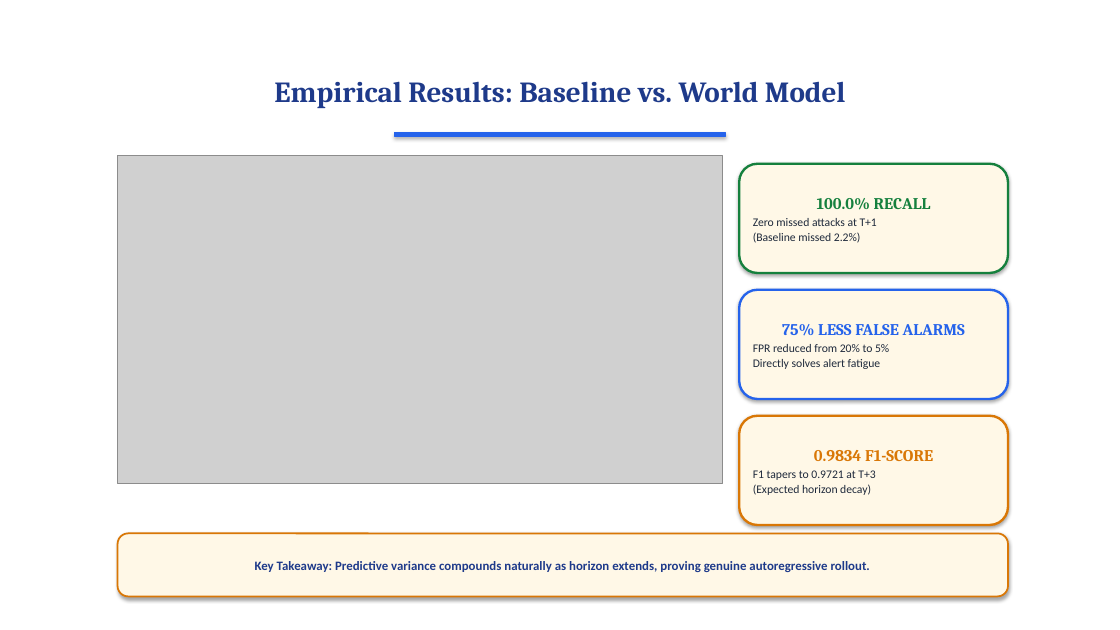
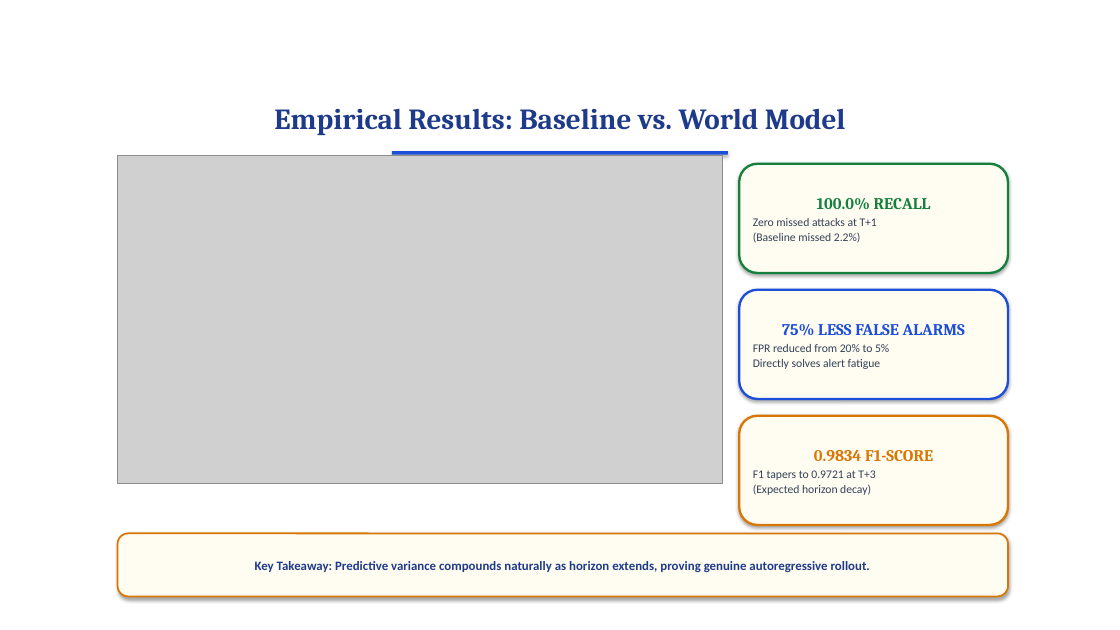
Before and after one commit to surajbuilds53/sentinel-x, a slide deck: slide 13 of Sentinel-X_Presentation.pptx (slide 11 before the commit). Drawn at 1120x630 pixels with LibreOffice and Linux fonts; fonts in the diff are those of the drawing; grey boxes stand for pictures; background and template pictures are left out. Boxes give left, top, right and bottom in pixels: in the first picture for what was removed or moved away, otherwise in the second. Text is boxed around its words. In the diff, an @@ line names an element or a change of style, - is before the commit and + after.

```diff
--- a/Sentinel-X_Presentation.pptx
+++ b/Sentinel-X_Presentation.pptx
@@ text "Empirical Results: Baseline vs. World ...": place and size @@
-text "Empirical Results: Baseline vs. World ..." at <box>274,81,846,108</box>
+text "Empirical Results: Baseline vs. World ..." at <box>274,108,846,135</box>
@@ rectangle: place and size @@
-rectangle at <box>395,133,725,136</box>
+rectangle at <box>392,151,728,155</box>
@@ rectangle at <box>392,151,728,155</box>: fill #2563EB to #1D4ED8; outline #2563EB 0.75 pt to none @@
@@ rounded rectangle "100.0% RECALL" at <box>739,164,1008,273</box>: fill #FFF8E7 to #FFFCF2 @@
@@ text in rounded rectangle at <box>753,218,877,243</box>: text colour #1E293B to #334155 in "Zero missed attacks at T+1 (Baseline missed ..." @@
@@ rounded rectangle "75% LESS FALSE ALARMS" at <box>739,290,1008,399</box>: text colour #2563EB to #1D4ED8 in "75% LESS FALSE ALARMS"; text colour #1E293B to #334155 in "FPR reduced from 20% to 5% Directly ..."; fill #FFF8E7 to #FFFCF2; outline #2563EB 2 pt to #1D4ED8 2 pt @@
@@ rounded rectangle "0.9834 F1-SCORE" at <box>739,416,1008,525</box>: fill #FFF8E7 to #FFFCF2 @@
@@ text in rounded rectangle at <box>753,470,875,495</box>: text colour #1E293B to #334155 in "F1 tapers to 0.9721 at T+3 (Expected ..." @@
```
Also in this commit, not shown: 13 other slides changed, 3 slides added, 2 other files.
